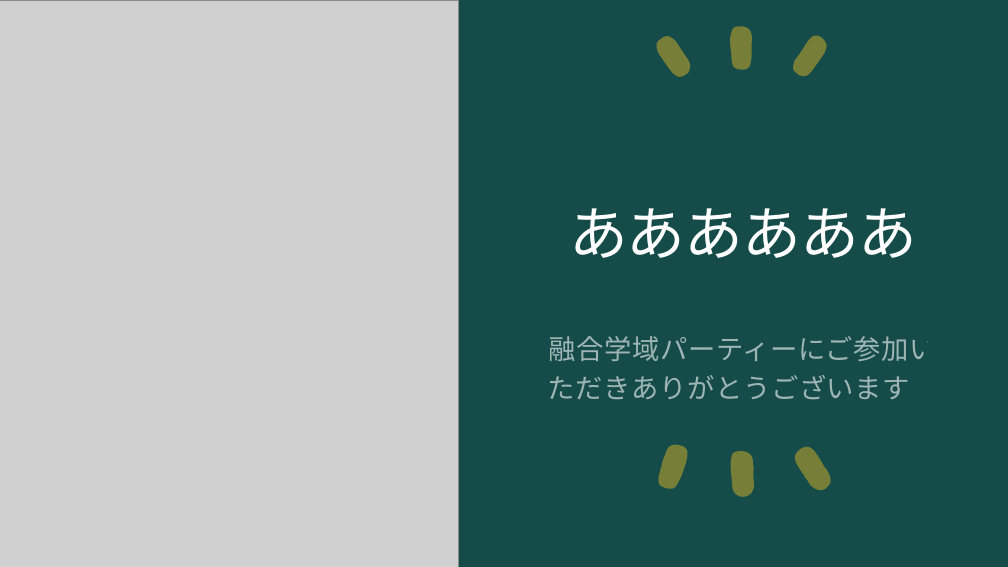
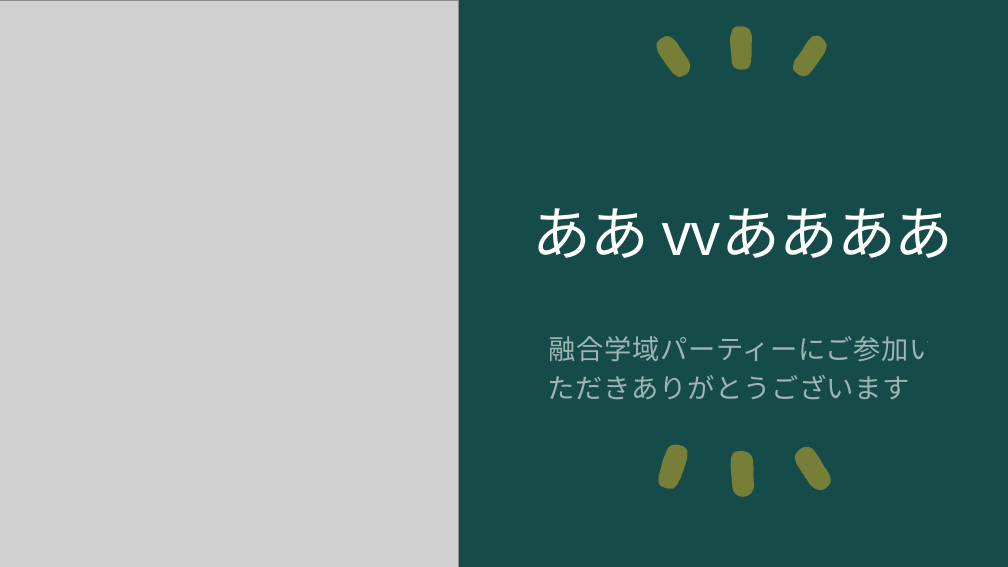
Before and after one commit to ogawa3427/utils, a slide deck: slide 1 of 2024quiz/quiz.pptx. Drawn at 1008x567 pixels with LibreOffice and Linux fonts; fonts in the diff are those of the drawing; grey boxes stand for pictures. Boxes give left, top, right and bottom in pixels: in the first picture for what was removed or moved away, otherwise in the second. Text is boxed around its words. In the diff, an @@ line names an element or a change of style, - is before the commit and + after.

Commit message:
vv

```diff
--- a/2024quiz/quiz.pptx
+++ b/2024quiz/quiz.pptx
@@ title at (532, 208, 954, 258): text changed @@
-ああああああ
+ああ vvああああ
```
